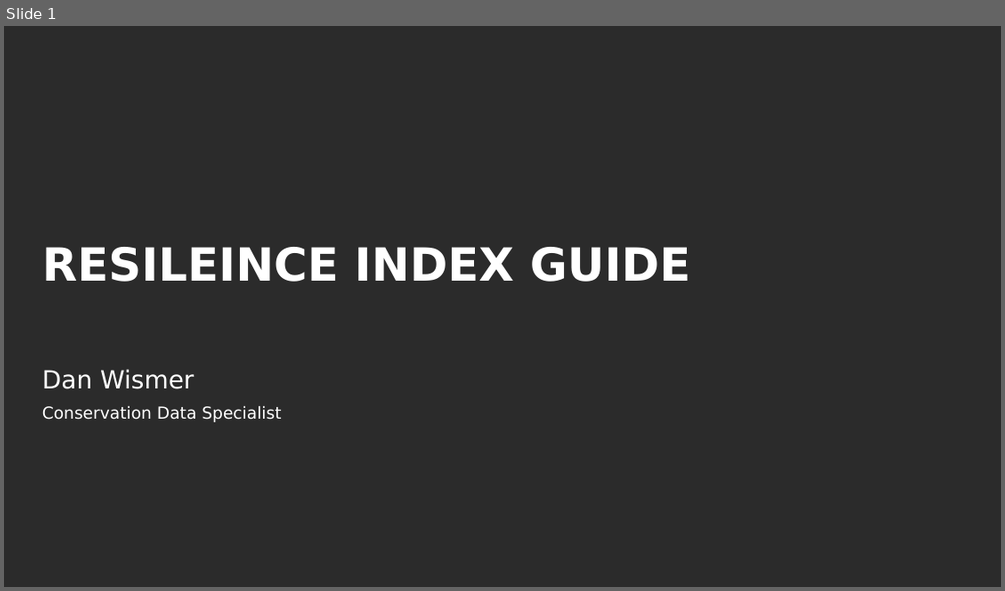
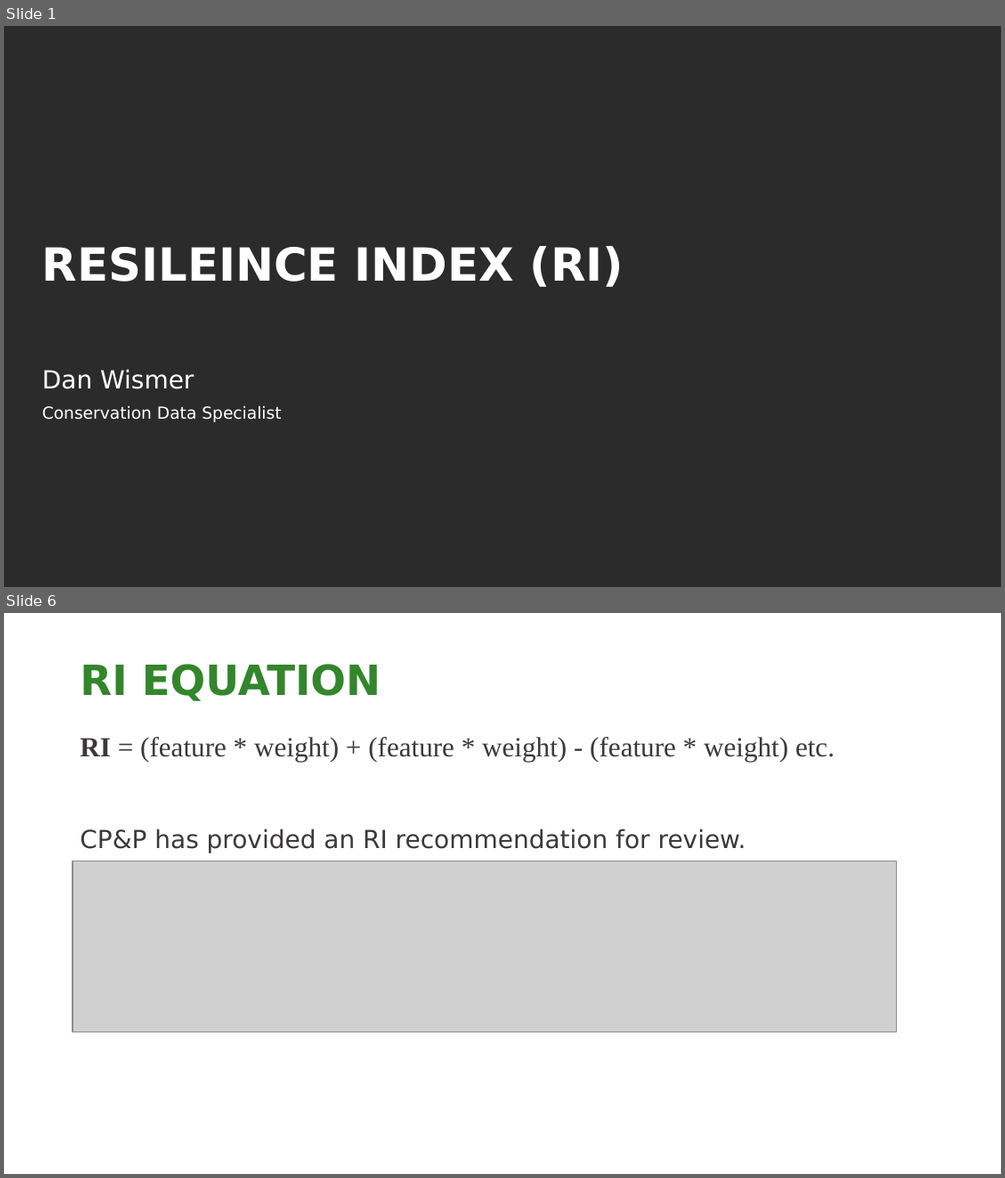
Before and after one commit to NCC-CNC/RI-proto, a slide deck: www/RI_GUIDE.pptx. Shown one above the other, each under a label of ours: slide 1 before the commit, slides 1 and 6 after it; the slides between them are not shown. The pictures are 1005x591 and 1005x1178 pixels, drawn with LibreOffice and Linux fonts; fonts in the diff are those of the drawing; grey boxes stand for pictures; background and template pictures are left out; a plain dark background stands for a picture behind light text. Boxes give left, top, right and bottom in pixels: in the first picture for what was removed or moved away, otherwise in the second. Text is boxed around its words. In the diff, an @@ line names an element or a change of style, - is before the commit and + after.

```diff
--- a/www/RI_GUIDE.pptx
+++ b/www/RI_GUIDE.pptx
@@ slide 6 added at (x1=4, y1=613, x2=1001, y2=1174), background picture (left out) @@
@@ title added at (x1=80, y1=664, x2=380, y2=701), 30 pt, text #33862B, bold @@
+RI EQUATION
@@ text added at (x1=80, y1=737, x2=834, y2=853), 20 pt, text #3B3838 @@
+RI = (feature * weight) + (feature * weight) - (feature * weight) etc.
+CP&P has provided an RI recommendation for review.
@@ picture added at (x1=73, y1=861, x2=896, y2=1033) @@
@@ slide 1 changed as well @@
@@ title at (x1=42, y1=246, x2=624, y2=287): text changed @@
-RESILEINCE INDEX GUIDE
+RESILEINCE INDEX (RI)
```
Also in this commit, not shown: 6 other slides added, 1 slide removed, 3 other files.
